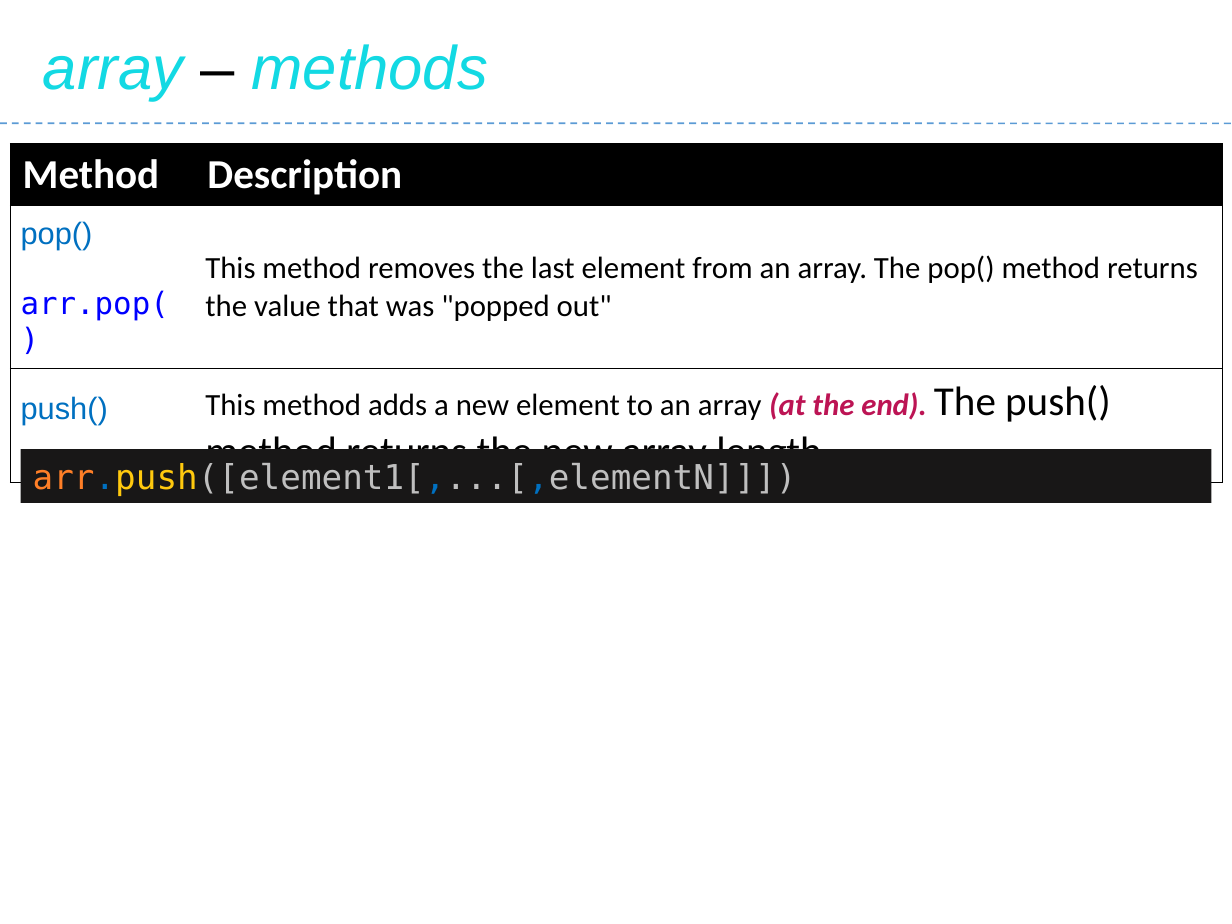
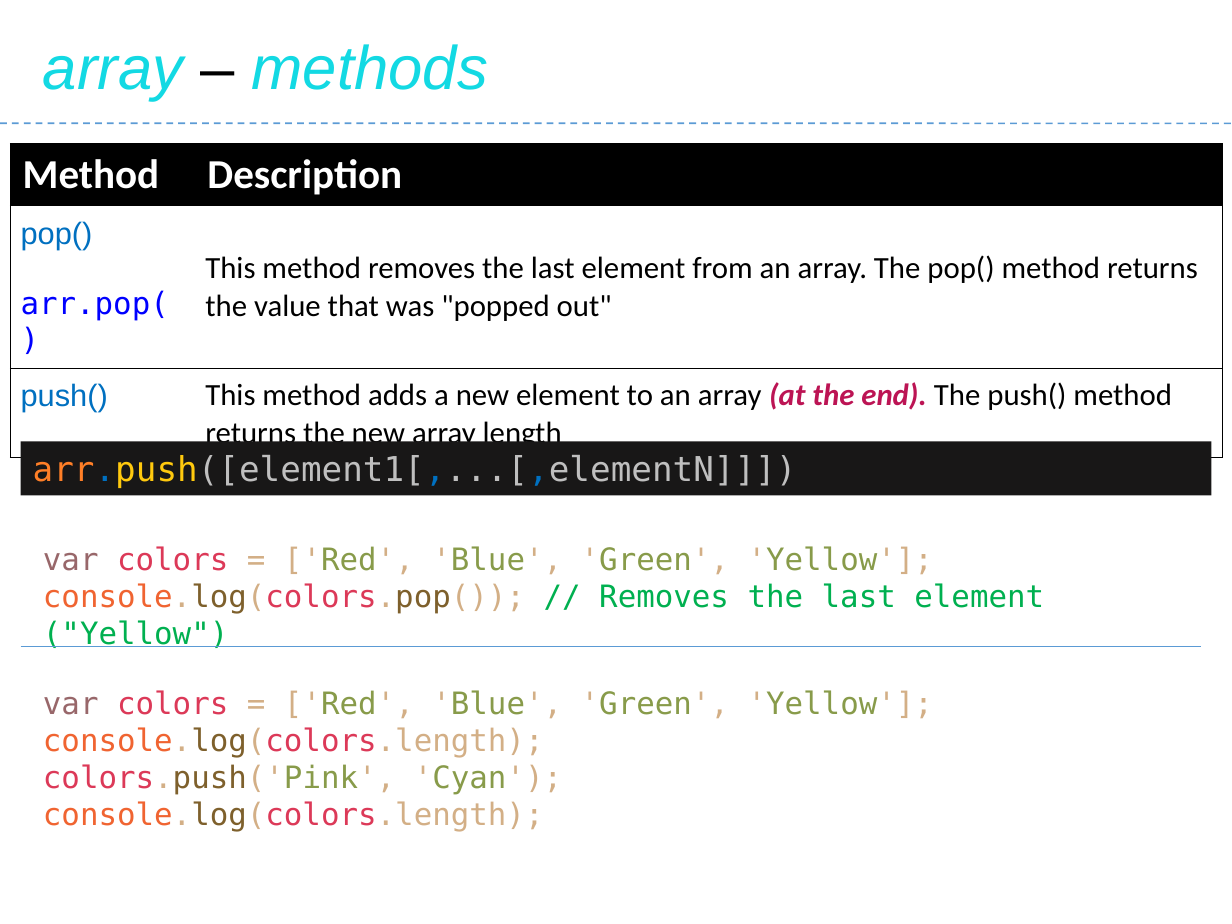
Before and after one commit to Saleel-Bagde/PPT-s, a slide deck: slide 156 of JavaScript.pptx. Drawn at 1232x924 pixels with LibreOffice and Linux fonts; fonts in the diff are those of the drawing. Boxes give left, top, right and bottom in pixels: in the first picture for what was removed or moved away, otherwise in the second. Text is boxed around its words. In the diff, an @@ line names an element or a change of style, - is before the commit and + after.

```diff
--- a/JavaScript.pptx
+++ b/JavaScript.pptx
@@ table at bbox=[10, 144, 1222, 455] @@
@@ size 24 to 18 pt in "The push() method returns the new array ..." @@
@@ rectangle "arr.push([element1[,...[,elementN]]])": place and size @@
-rectangle "arr.push([element1[,...[,elementN]]])" at bbox=[21, 450, 1212, 504]
+rectangle "arr.push([element1[,...[,elementN]]])" at bbox=[21, 441, 1212, 495]
@@ text added at bbox=[43, 546, 1044, 614], 18 pt, text #00B050 @@
+var colors = ['Red', 'Blue', 'Green', 'Yellow'];
+console.log(colors.pop()); // Removes the last element ("Yellow")
@@ line added from (21, 647) to (1201, 647), #5B9BD5 0.5 pt @@
@@ text added at bbox=[43, 690, 933, 832], 18 pt, text #D3AF86 @@
+var colors = ['Red', 'Blue', 'Green', 'Yellow'];
+console.log(colors.length);
+colors.push('Pink', 'Cyan');
+console.log(colors.length);
```
Also in this commit, not shown: 8 other slides changed, 2 slides removed.
